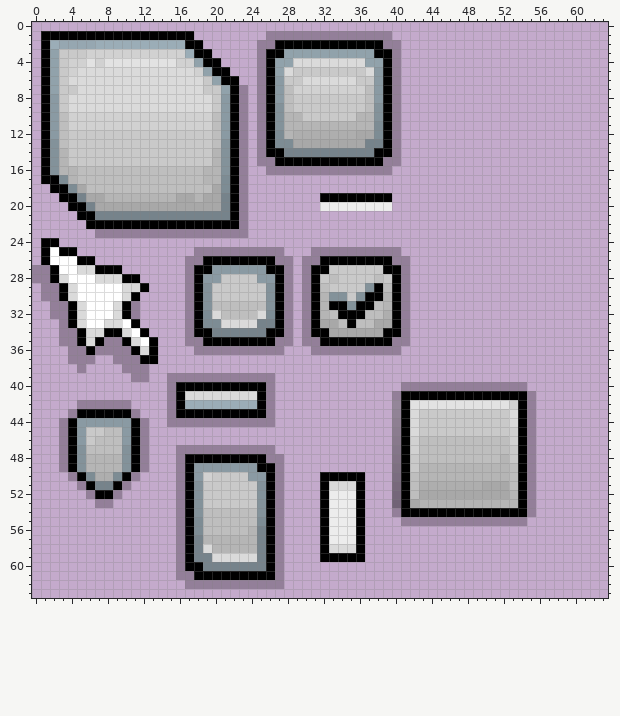
A pixel-art sprite gets an edit: bin/data/warr_engine/ui/simple_ui.png. This is how it looked before the edit.
The file is 64x64 pixels. Pixels under 10% opacity are left out. Colours within 5 levels of each other are drawn and written as one.
And afterwards:
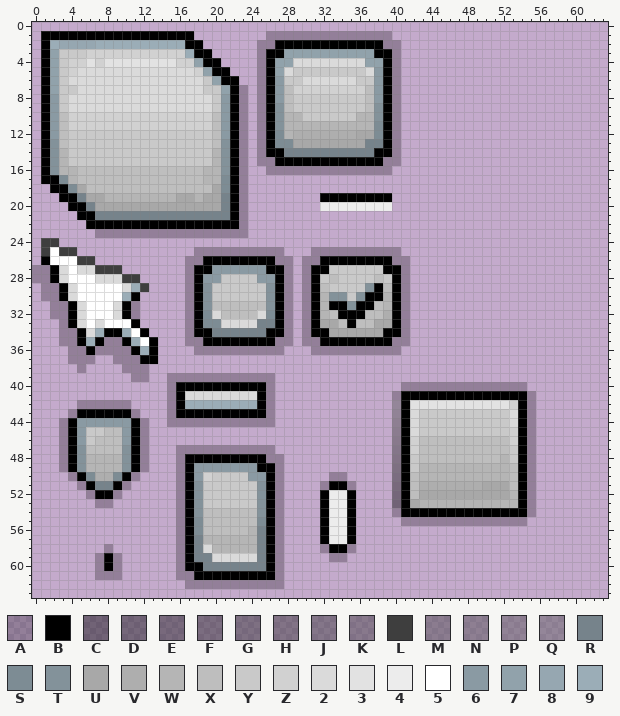
Palette (. is transparent): A #00000040  B #000000  C #09090971  D #12121271  E #18181871  F #20202071  G #26262671  H #2e2e2e71  J #34343471  K #3c3c3c71  L #3e3e3e  M #43434371  N #4a4a4a71  P #52525271  Q #58585871  R #76838b  S #7d8c94  T #83929a  U #a8a8a8  V #aeaeae  W #b5b5b5  X #bebebe  Y #c9c9c9  Z #d1d1d1  2 #dadada  3 #e2e2e2  4 #ececec  5 #ffffff  6 #8a9aa3  7 #91a2ab  8 #96a7b1  9 #9badb7
Difference:
@@ x 0..14 @@
 23 .......AAAAAAAA
-24 .BB............
-25 .B5BB..........
-26 .B555BB........
-27 AAB5522BBB.....
-28 AAB2555222BB...
-29 .AAB25555522B..
-30 .AAB2555552B...
+24 .LL............
+25 .L5LL..........
+26 .B555LL........
+27 AAB2522LLL.....
+28 AAB2555222LL...
+29 .AAB25555529L..
+30 .AAB2555559B...
 31 ..AAB25552BA...
 32 ..AAB25552BA...
-33 ...AB255225B...
-34 ...AAB22BB25B..
-35 ...AAB2BAAB25B.
-36 ....AABAAAAB2B.
+33 ...AB252555B...
+34 ...AAB29BB95B..
+35 ...AAB9BAAB95B.
+36 ....AABAAAAB9B.
 37 ....AAA..AAABB.
@@ x 5..38 @@
 49 TWWWWTBA...AB6666666BBA...........
-50 BSVVSBA....AB6ZYYYY66BA....BBBBB..
-51 ABRRBA.....ABTYYYYYYTBA....B222B..
-52 .ABBA......ABTYYYYYYTBA....B444B..
-53 ..AA.......ABTYYYYYYTBA....B444B..
-54 ...........ABTXXXXXXTBA....B444B..
-55 ...........ABSXXXXXXSBA....B444B..
-56 ...........ABSXXXXXWRBA....B444B..
-57 ...........ABRWWWWWWRBA....B444B..
-58 ...........ABR2WWWWWRBA....B222B..
-59 ...........ABRR22222RBA....BBBBB..
-60 ...........ABBRRRRRRRBA...........
-61 ...........AABBBBBBBBBA...........
+50 BSVVSBA....AB6ZYYYY66BA.....AA....
+51 ABRRBA.....ABTYYYYYYTBA....ABBA...
+52 .ABBA......ABTYYYYYYTBA....B44B...
+53 ..AA.......ABTYYYYYYTBA....B44B...
+54 ...........ABTXXXXXXTBA....B44B...
+55 ...........ABSXXXXXXSBA....B44B...
+56 ...........ABSXXXXXWRBA....B44B...
+57 ...........ABRWWWWWWRBA....B44B...
+58 ...A.......ABR2WWWWWRBA....ABBA...
+59 ..ABA......ABRR22222RBA.....AA....
+60 ..ABA......ABBRRRRRRRBA...........
+61 ..AAA......AABBBBBBBBBA...........
 62 ............AAAAAAAAAAA...........
